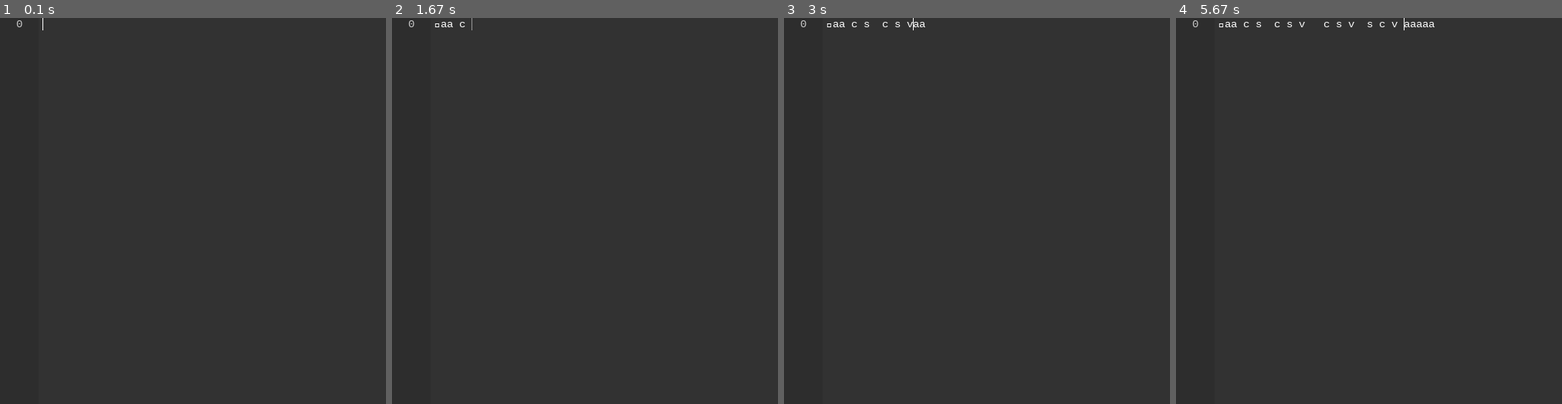
Above: before the commit, frames 1-4 (left to right).
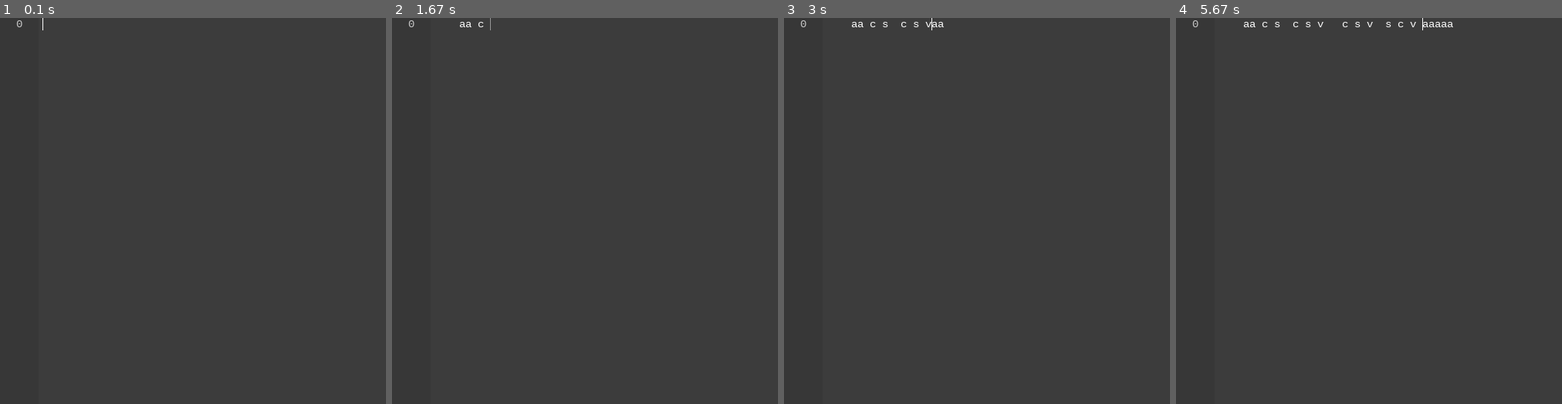
Above: after the commit, the same moments.

Repository: BrunoMontalto/AnyNote
Game: pygame game, started from main.pyw
The game is run twice, just before and just after one commit, with the same random seed, the same clock (stepped at 60 frames per second) and the same inputs.
Inputs (mouse positions are in pixels of both pictures, inside the frame that each line leads up to):
- Up to frame 1 (0.1 s): no input
- Up to frame 2 (1.67 s): hold Tab 0.33-0.87 s; hold A 0.33-0.87 s; hold A 0.9-1.43 s; tap Space at 0.97, 1.27 s; tap C at 1.05 s; click (708, 199) at 1.52 s
- Up to frame 3 (3 s): hold S 1.8-2.1 s; hold Down 1.8-2.1 s; move the mouse to (977, 238) at 1.83 s; tap Space at 1.87, 2.2, 2.5, 2.63 s; hold A 2.13-2.53 s; hold Left 2.13-2.53 s; tap C at 2.28 s; hold S 2.57-2.93 s; hold Down 2.57-2.93 s; tap V at 2.72 s; hold A from 2.97 s (still down); hold Left from 2.97 s (still down)
- Up to frame 4 (5.67 s): tap Space at 3.03, 3.33, 3.53, 3.83, 4.1, 4.43, 4.73, 4.87, 5.27, 5.57 s; release A at 3.43 s; release Left at 3.43 s; hold A 3.47-4 s; hold Left 3.47-4 s; tap C at 3.62, 4.95 s; hold S 4.03-4.33 s; hold Down 4.03-4.33 s; tap V at 4.18, 5.35 s; hold A 4.37-4.77 s; hold Left 4.37-4.77 s; hold S 4.8-5.17 s; hold Down 4.8-5.17 s; hold A from 5.2 s (still down); hold Left from 5.2 s (still down)

The runs differ from the first frame. In frame 2, less than 0.1% of the frame differs, in the area x 11-26%, y 0-4%; in frame 3, 0.2%; in frame 4, 0.4%, in the area x 11-72%, y 0-4%.

Commit message:
feat basic save
if you select an empty space ('') the selection has 3 pixels width
added icon
pressing tab adds 4 spaces (not the best idea but for now is ok)
basic save: ctrl + s saves the content in a file named "save.txt"

Diff:
--- a/AnyNote.py
+++ b/AnyNote.py
@@ -13,7 +13,7 @@
 # Constants
 DEFAULT_FONT = pygame.font.SysFont("Consolas", 16)
 #                bg             fg
-DEFAULT_THEME = [(50, 50, 50), (250, 250, 250)]
+DEFAULT_THEME = [(60, 60, 60), (250, 250, 250)]
 CURSOR_COLOR_SWAP_TIMER = 30
 LINE_INDEX_WIDTH = 50
 LINE_PAD = 5
@@ -101,6 +101,8 @@
     def listen(self, events):
         if self.selecting:
             mx, my = pygame.mouse.get_pos()
+            mx -= self.x
+            my -= self.y
             mx -= LINE_INDEX_WIDTH + LINE_PAD
             font_h = self.font.size('|')[1]
             self.cursor_line = my // font_h
@@ -200,6 +202,15 @@
                 elif (event.key == pygame.K_a) and (event.mod & pygame.KMOD_CTRL): #CTRL A
                     self.selection_start = (0, 0)
                     self.selection_end = (len(self.lines) - 1, len(self.lines[-1]))
+
+
+                elif (event.key == pygame.K_s) and (event.mod & pygame.KMOD_CTRL):
+                    self.save()
+
+                elif event.key == 9: #tab
+                    self.lines[self.cursor_line] = self.lines[self.cursor_line][:self.cursor_col] + "    " + self.lines[self.cursor_line][self.cursor_col:]
+                    self.cursor_col += 4
+
                 else:
                     if event.key in (1073742049, 1073742048): continue #TODO aggiungere altri tasti vietati
                     self.cursor_color_swap_timer = CURSOR_COLOR_SWAP_TIMER
@@ -265,21 +276,21 @@
                 #find selection start and end in pixels
                 start = LINE_INDEX_WIDTH + LINE_PAD + self.font.size(self.lines[selection_start[0]][:selection_start[1]])[0]
                 end = LINE_INDEX_WIDTH + LINE_PAD + self.font.size(self.lines[selection_end[0]][:selection_end[1]])[0]
-                pygame.draw.rect(self.surf, colorSum(self.theme[0], (100, 100, 100)), (start, selection_start[0] * font_h, end - start, font_h))
+                pygame.draw.rect(self.surf, colorSum(self.theme[0], (100, 100, 100)), (start, selection_start[0] * font_h, max(3, end - start), font_h))
             else:
                 for i in range(iter):
                     if i == 0:
                         start = LINE_INDEX_WIDTH + LINE_PAD + self.font.size(self.lines[selection_start[0] + i][:selection_start[1]])[0]
                         end = LINE_INDEX_WIDTH + LINE_PAD + self.font.size(self.lines[selection_start[0] + i])[0]
-                        pygame.draw.rect(self.surf, colorSum(self.theme[0], (100, 100, 100)), (start, (selection_start[0] + i) * font_h, end - start, font_h))
+                        pygame.draw.rect(self.surf, colorSum(self.theme[0], (100, 100, 100)), (start, (selection_start[0] + i) * font_h, max(3, end - start), font_h))
                     elif i == iter - 1:
                         start = LINE_INDEX_WIDTH + LINE_PAD
                         end = LINE_INDEX_WIDTH + LINE_PAD + self.font.size(self.lines[selection_end[0]][:selection_end[1]])[0]
-                        pygame.draw.rect(self.surf, colorSum(self.theme[0], (100, 100, 100)), (start, (selection_start[0] + i) * font_h, end - start, font_h))
+                        pygame.draw.rect(self.surf, colorSum(self.theme[0], (100, 100, 100)), (start, (selection_start[0] + i) * font_h, max(3, end - start), font_h))
                     else:
                         start = LINE_INDEX_WIDTH + LINE_PAD
                         end = LINE_INDEX_WIDTH + LINE_PAD + self.font.size(self.lines[selection_start[0] + i])[0]
-                        pygame.draw.rect(self.surf, colorSum(self.theme[0], (100, 100, 100)), (start, (selection_start[0] + i) * font_h, end - start, font_h))
+                        pygame.draw.rect(self.surf, colorSum(self.theme[0], (100, 100, 100)), (start, (selection_start[0] + i) * font_h, max(3, end - start), font_h))
 
 
 
@@ -305,3 +316,11 @@
         pygame.draw.rect(self.surf, self.cursor_color, (LINE_INDEX_WIDTH + LINE_PAD + self.font.size(self.lines[self.cursor_line][:self.cursor_col])[0], font_h*self.cursor_line,  1, font_h ))
 
         surface.blit(self.surf, (self.x, self.y))
+
+
+    def save(self):
+        with open("save.txt", "w") as f:
+            for line in self.lines:
+                f.write(line)
+
+            f.close()
--- a/main.pyw
+++ b/main.pyw
@@ -3,6 +3,8 @@
 size = w,h = 500, 500
 wn = pygame.display.set_mode(size, pygame.RESIZABLE)
 
+pygame.display.set_caption("AnyNote")
+pygame.display.set_icon(pygame.image.load("icon.png").convert_alpha())
 
 def main():
     clock = pygame.time.Clock()
Binary file added: icon.png
Not shown, added: icon.pdn
